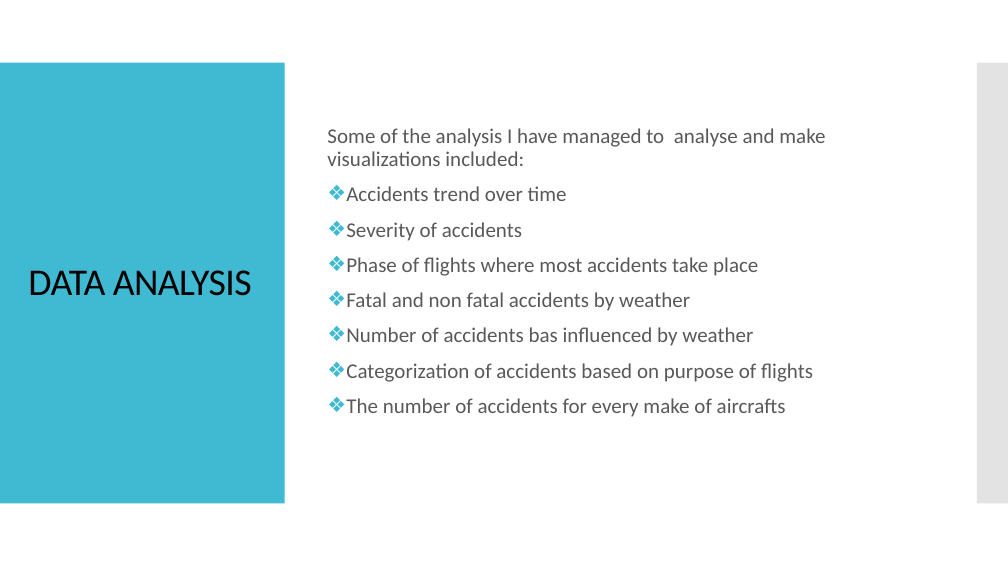
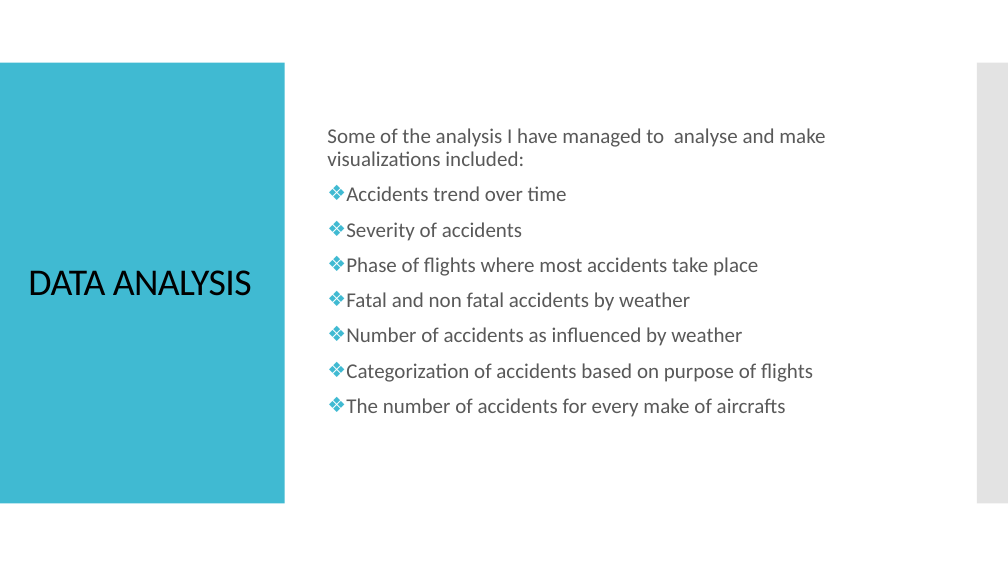
Before and after one commit to SarahNjoroge/Aviation_Accident_project, a slide deck: slide 5 of PHASE ONE PROJECT PRESENTATION.pptx. Drawn at 1008x567 pixels with LibreOffice and Linux fonts; fonts in the diff are those of the drawing. Boxes give left, top, right and bottom in pixels: in the first picture for what was removed or moved away, otherwise in the second. Text is boxed around its words. In the diff, an @@ line names an element or a change of style, - is before the commit and + after.

```diff
--- a/PHASE ONE PROJECT PRESENTATION.pptx
+++ b/PHASE ONE PROJECT PRESENTATION.pptx
@@ text at (x1=346, y1=327, x2=742, y2=346): text changed @@
-❖ Number of accidents bas influenced by weather
+❖ Number of accidents as influenced by weather
```
Also in this commit, not shown: 2 other slides changed, 3 other files.
